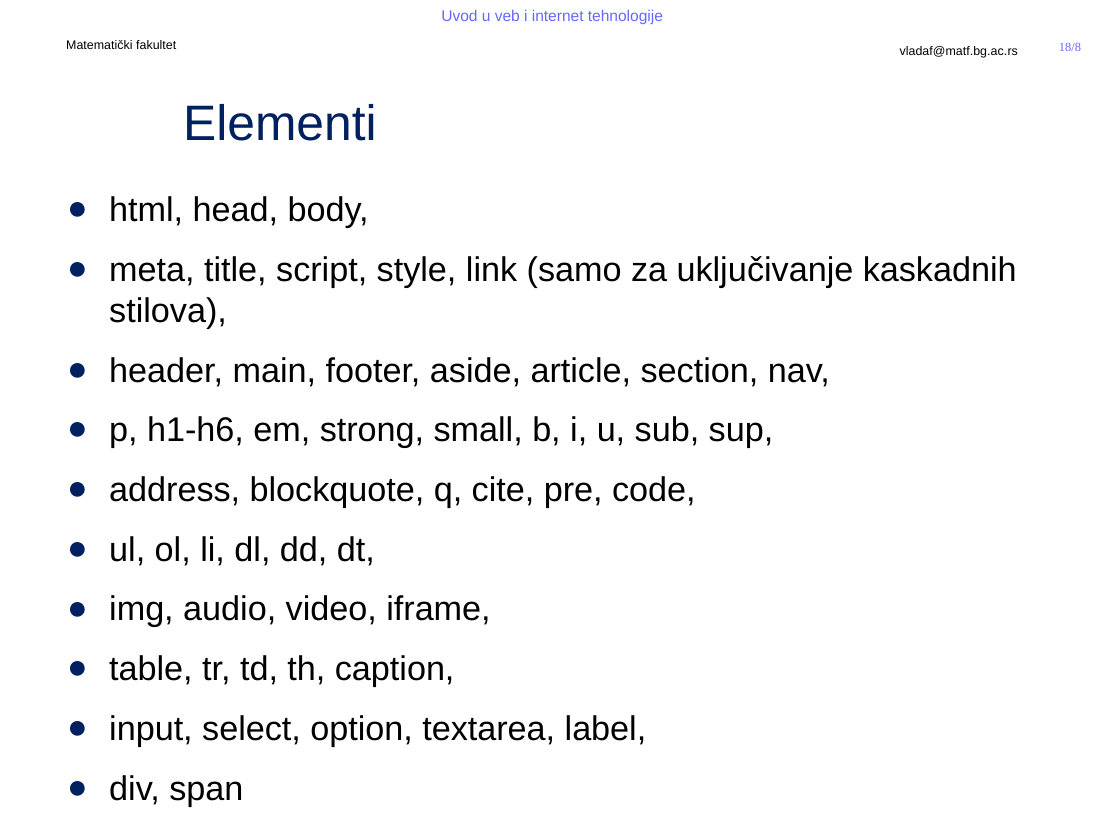
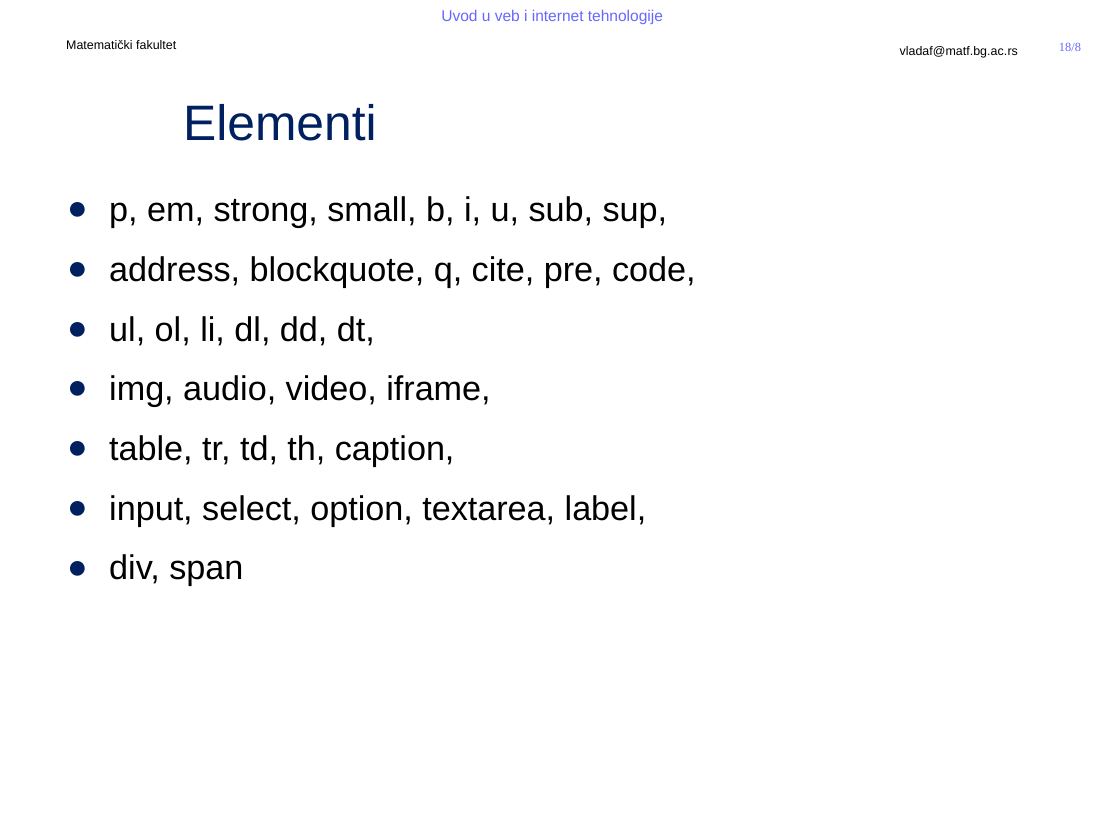
Before and after one commit to MatfUVIT/info, a slide deck: slide 18 of predavanja/prezentacije/UVIT03-01-HTML 5.pptx. Drawn at 1120x840 pixels with LibreOffice and Linux fonts; fonts in the diff are those of the drawing; background and template pictures are left out. Boxes give left, top, right and bottom in pixels: in the first picture for what was removed or moved away, otherwise in the second. Text is boxed around its words. In the diff, an @@ line names an element or a change of style, - is before the commit and + after.

```diff
--- a/predavanja/prezentacije/UVIT03-01-HTML 5.pptx
+++ b/predavanja/prezentacije/UVIT03-01-HTML 5.pptx
@@ text at bbox=[109, 196, 668, 228]: text changed @@
-● html, head, body,
-● meta, title, script, style, link (samo za uključivanje kaskadnih stilova),
-● header, main, footer, aside, article, section, nav,
-● p, h1-h6, em, strong, small, b, i, u, sub, sup,
+● p, em, strong, small, b, i, u, sub, sup,
```
Also in this commit, not shown: 1 other file.
